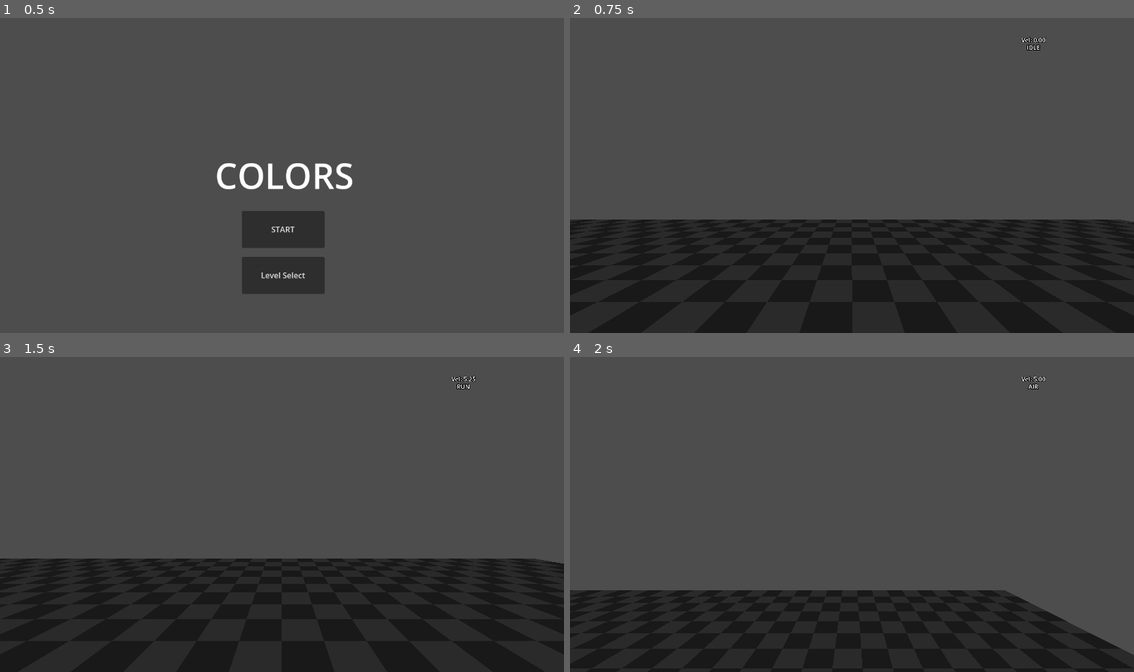
Above: before the commit, frames 1-4 (two rows, left to right).
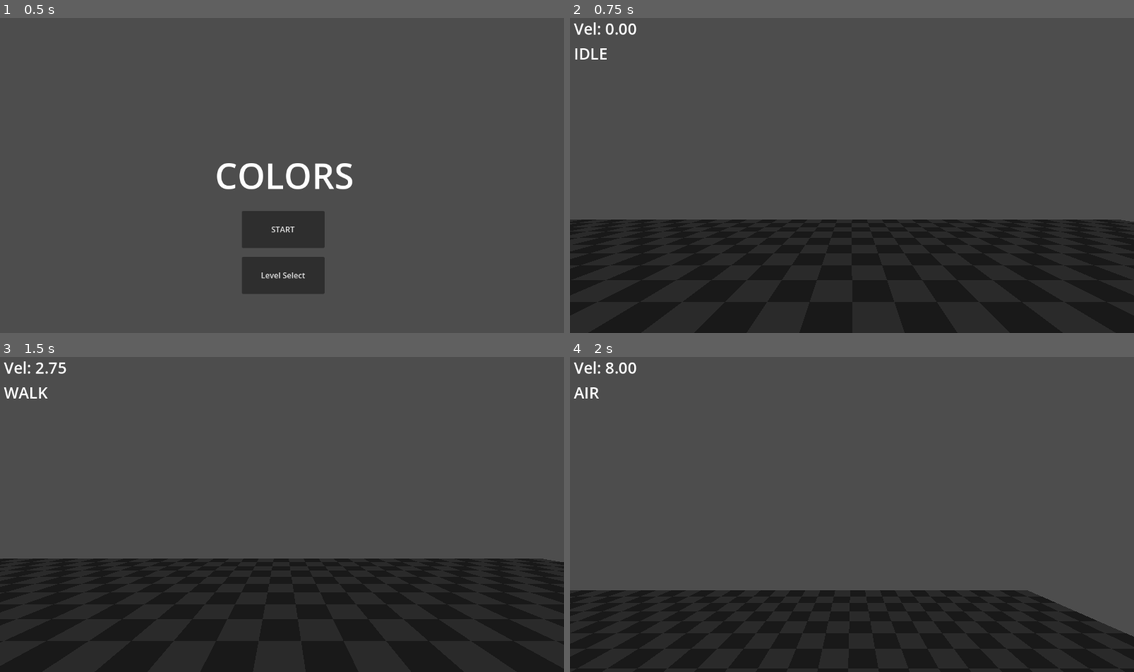
Above: after the commit, the same moments.

Repository: Octoan1/respawn26-colors
Game: Godot game, scene res://Game/main.tscn
The game is run twice, just before and just after one commit, with the same random seed, the same clock (stepped at 60 frames per second) and the same inputs. The engine's default icon, where the game draws it, is replaced by a stand-in: a white triangle on a blue panel in a dark square.
Inputs (mouse positions are in pixels of both pictures, inside the frame that each line leads up to):
- Up to frame 1 (0.5 s): no input
- Up to frame 2 (0.75 s): click "START" at 0.5 s
- Up to frame 3 (1.5 s): tap Enter at 1.25 s; move the mouse to (406, 498) at 1.27 s; hold D (player_right) from 1.28 s (still down); hold Shift (player_sprint) from 1.28 s (still down); click (406, 498) at 1.42 s
- Up to frame 4 (2 s): keep holding D (player_right); keep holding Shift (player_sprint); tap Space (player_jump) at 1.52 s

Frame 1 is identical in both runs. In frame 2, 0.4% of the frame differs, in the area x 0-85%, y 1-14%; in frame 3, 0.4%; in frame 4, 1.3%, in the area x 0-100%, y 1-95%.

Commit message:
Fixed Spring Bug

Diff:
--- a/Entities/Player/States/walk_state.gd
+++ b/Entities/Player/States/walk_state.gd
@@ -23,7 +23,7 @@
 		return
 
 	# sprint pressed -> run
-	if Input.is_action_pressed("player_sprint"):
+	if Input.is_action_just_pressed("player_sprint"):
 		Transitioned.emit(self,"RUN")
 
 	# slide pressed
--- a/Entities/Player/player.gd
+++ b/Entities/Player/player.gd
@@ -1,19 +1,26 @@
 extends CharacterBody3D
 class_name Player
 
+# Player Settings
+@export var mouse_sensitivity:float = 0.002
+
+# Ground movement settings
 @export var walk_speed:float = 5.0
 @export var run_speed:float = 8.0
+@export var acceleration:float = 15.0
+@export var slide_spd_req:float = 7.0
+
+# Air movement settings
 @export var jump_velocity:float = 4.5
-@export var acceleration:float = 15.0
 @export var air_acceleration:float = 10.0
-@export var mouse_sensitivity:float = 0.002
+
+# Wall movement settings
 @export var stick_force:float = 2.0
-@export var slide_spd_req:float = 7.0
 @export var push_off_wall_force:float = 2.0
 
 @onready var head:Node3D = $Head
-@onready var debug_velocity: Label3D = $Head/DebugVelocity
-@onready var debug_state: Label3D = $Head/DebugState
+@onready var debug_velocity: Label = $Debug/DebugVelocity
+@onready var debug_state: Label = $Debug/DebugState
 
 var coyote_timer: Timer
 var wall_grab_timer: Timer
--- a/Entities/Player/player.tscn
+++ b/Entities/Player/player.tscn
@@ -31,14 +31,7 @@
 unique_name_in_owner = true
 cull_mask = 1048573
 script = ExtResource("2_x1y6q")
-
-[node name="DebugVelocity" type="Label3D" parent="Head" unique_id=336715397]
-transform = Transform3D(1, 0, 0, 0, 1, 0, 0, 0, 1, 4.799733, 3.5719242, -5.461578)
-text = "Vel: 0"
-
-[node name="DebugState" type="Label3D" parent="Head" unique_id=700631333]
-transform = Transform3D(1, 0, 0, 0, 1, 0, 0, 0, 1, 4.794367, 3.374153, -5.463619)
-text = "State:"
+enable_dyamic_fov = false
 
 [node name="StateMachine" type="Node" parent="." unique_id=1226587949 node_paths=PackedStringArray("initial_state")]
 script = ExtResource("2_lu8i8")
@@ -76,3 +69,21 @@
 [node name="MeshInstance3D" type="MeshInstance3D" parent="." unique_id=125584598]
 layers = 2
 mesh = SubResource("CapsuleMesh_g4v7s")
+
+[node name="Debug" type="CanvasLayer" parent="." unique_id=1850901123]
+
+[node name="DebugVelocity" type="Label" parent="Debug" unique_id=2049311721]
+offset_left = 8.0
+offset_top = 2.0
+offset_right = 50.0
+offset_bottom = 25.0
+theme_override_font_sizes/font_size = 32
+text = "Vel: 0"
+
+[node name="DebugState" type="Label" parent="Debug" unique_id=1284742170]
+offset_left = 8.0
+offset_top = 53.0
+offset_right = 48.0
+offset_bottom = 76.0
+theme_override_font_sizes/font_size = 32
+text = "none"
--- a/Entities/Player/player_camera.gd
+++ b/Entities/Player/player_camera.gd
@@ -1,4 +1,6 @@
 extends Camera3D
+
+@export var enable_dyamic_fov: bool = true
 
 @export var max_fov: float = 100
 ## Controls how much the FOV increases with speed.
@@ -20,6 +22,9 @@
 	update_fov(delta)
 
 func update_fov(delta: float) -> void:
+	if not enable_dyamic_fov:
+		return
+
 	# Get the player's speed in the direction the camera is facing
 	var forward_speed: float = player.velocity.dot(-%Head.global_transform.basis.z)
 
